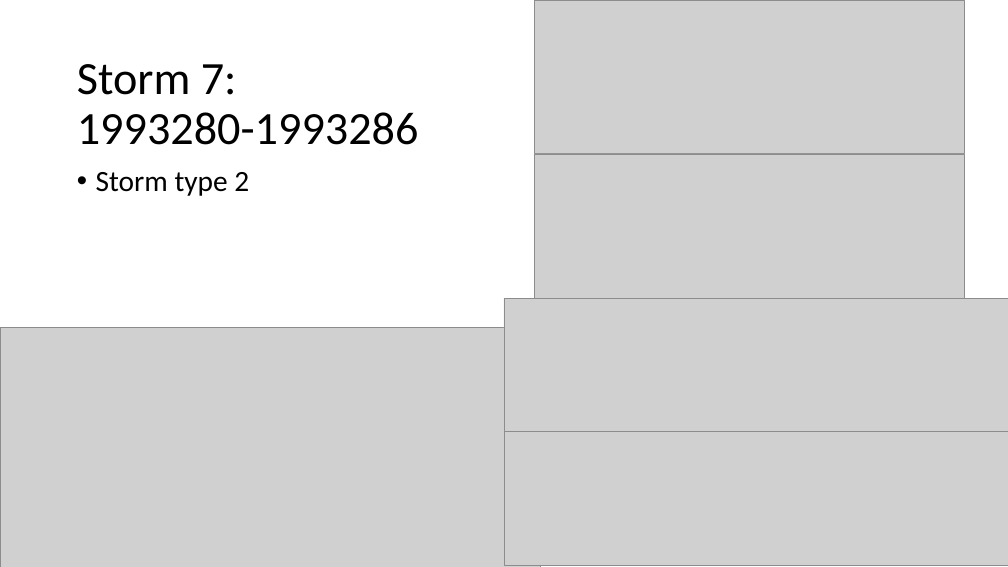
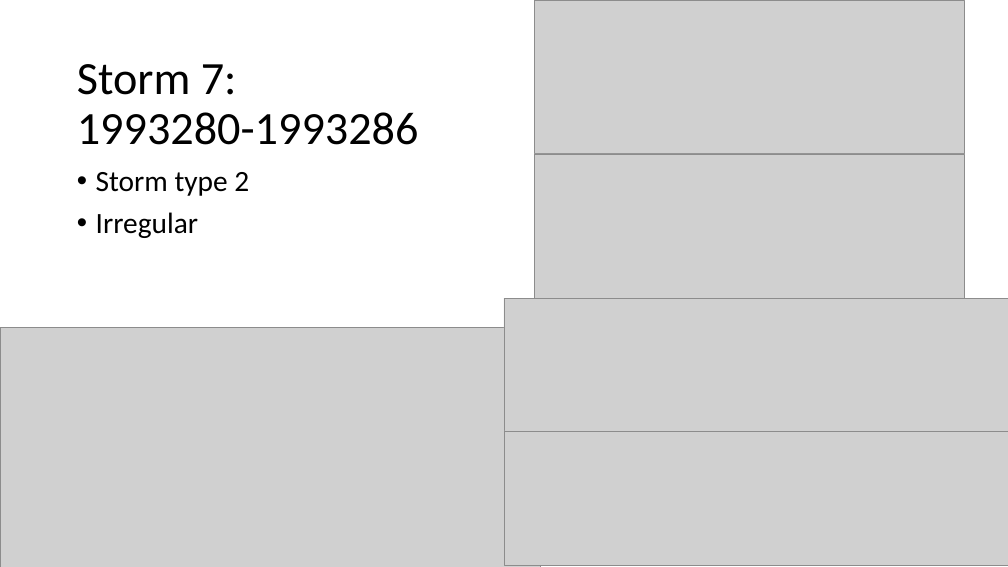
Before and after one commit to conradmr98/lasp-microburst-research, a slide deck: slide 8 of sampexlib/Concept Summaries/MB-Iso_vs_BG-Iso.pptx. Drawn at 1008x567 pixels with LibreOffice and Linux fonts; fonts in the diff are those of the drawing; grey boxes stand for pictures. Boxes give left, top, right and bottom in pixels: in the first picture for what was removed or moved away, otherwise in the second. Text is boxed around its words. In the diff, an @@ line names an element or a change of style, - is before the commit and + after.

```diff
--- a/sampexlib/Concept Summaries/MB-Iso_vs_BG-Iso.pptx
+++ b/sampexlib/Concept Summaries/MB-Iso_vs_BG-Iso.pptx
@@ text at (96,212,198,238): paragraph added @@
+• Irregular
```
Also in this commit, not shown: 1 other slide changed, 2 other files.
